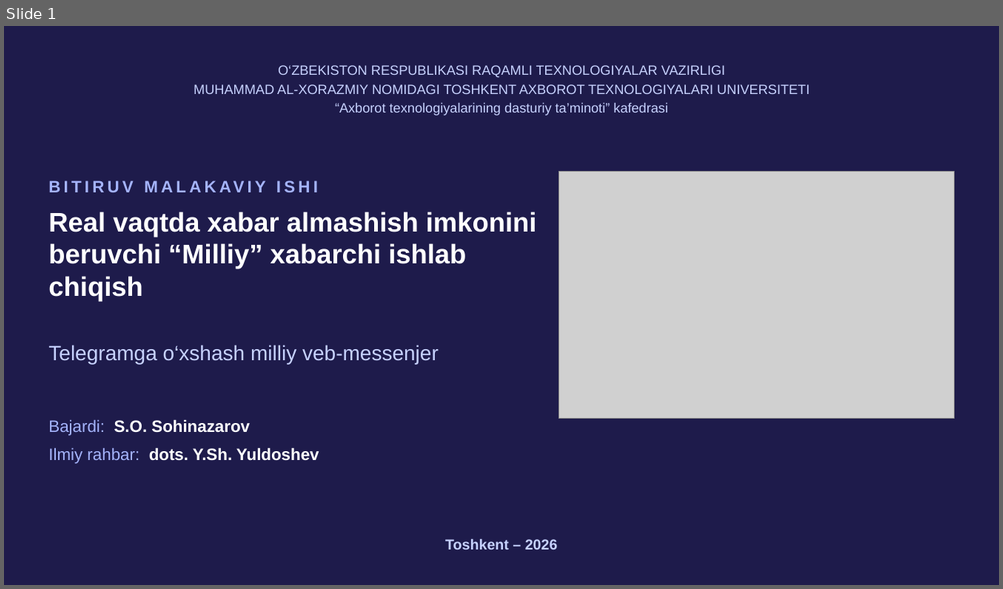
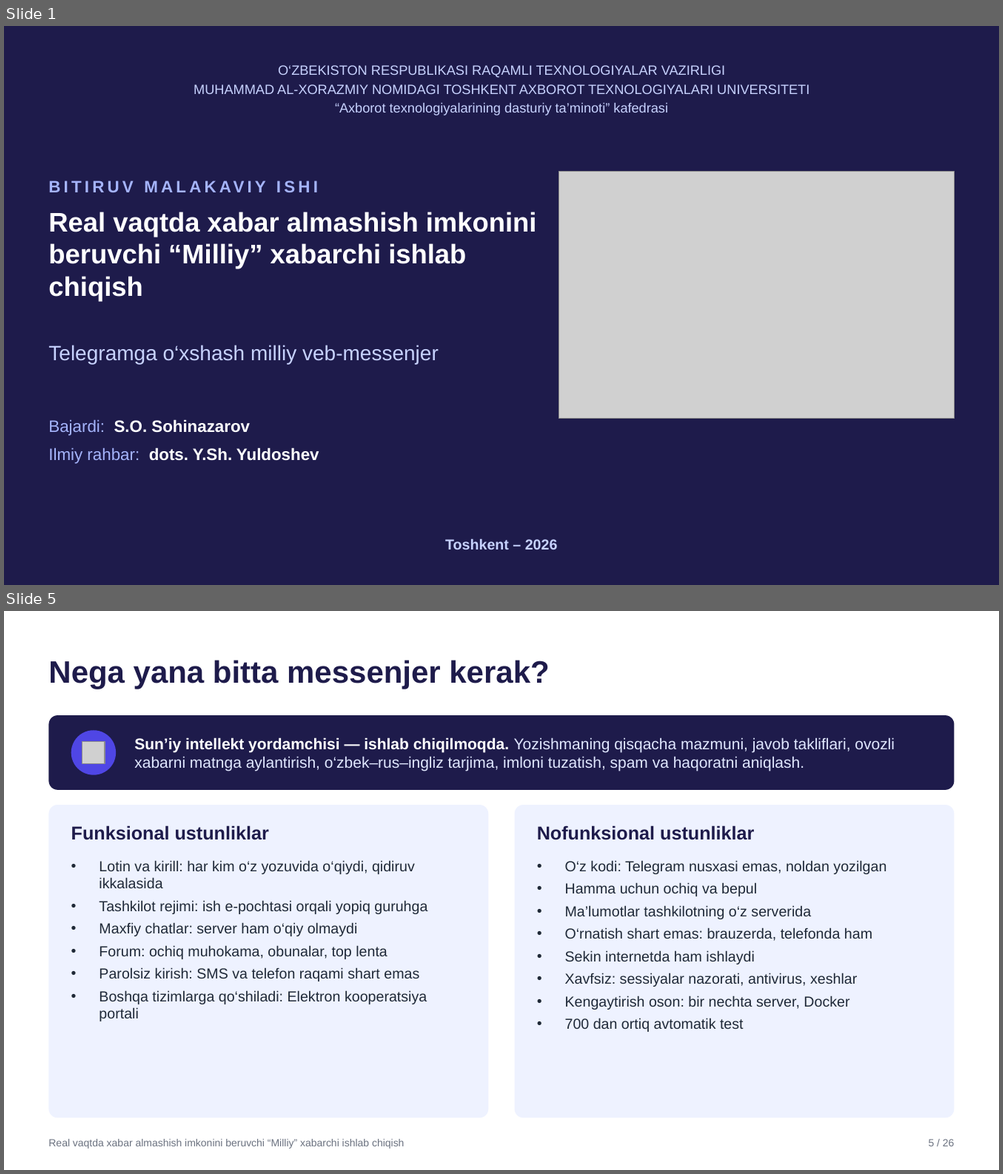
Before and after one commit to SardorSohinazarov/diplom-ish, a slide deck: diplom/Taqdimot_Sohinazarov_Sardor.pptx. Shown one above the other, each under a label of ours: slide 1 before the commit, slides 1 and 5 after it; the slides between them are not shown. The pictures are 1003x589 and 1003x1174 pixels, drawn with LibreOffice and Linux fonts; fonts in the diff are those of the drawing; grey boxes stand for pictures. Boxes give left, top, right and bottom in pixels: in the first picture for what was removed or moved away, otherwise in the second. Text is boxed around its words. In the diff, an @@ line names an element or a change of style, - is before the commit and + after.

```diff
--- a/diplom/Taqdimot_Sohinazarov_Sardor.pptx
+++ b/diplom/Taqdimot_Sohinazarov_Sardor.pptx
@@ slide 5 added at box(4, 611, 999, 1170), background #FFFFFF @@
@@ text added at box(48, 660, 549, 689), 30 pt, text #1E1B4B, bold @@
+Nega yana bitta messenjer kerak?
@@ rounded rectangle added at box(48, 715, 954, 790), fill #1E1B4B @@
@@ ellipse added at box(71, 730, 116, 775), fill #4F46E5 @@
@@ picture added at box(82, 741, 105, 764) @@
@@ text added at box(134, 738, 894, 771), 15 pt, text #E0E7FF @@
+Sun’iy intellekt yordamchisi — ishlab chiqilmoqda. Yozishmaning qisqacha mazmuni, javob takliflari, ovozli xabarni matnga aylantirish, o‘zbek–rus–ingliz tarjima, imloni tuzatish, spam va haqoratni aniqlash.
@@ rounded rectangle added at box(48, 805, 488, 1119), fill #EEF2FF @@
@@ rounded rectangle added at box(515, 805, 954, 1119), fill #EEF2FF @@
@@ text added at box(71, 826, 269, 840), 18 pt, text #1E1B4B, bold @@
+Funksional ustunliklar
@@ text added at box(537, 826, 754, 840), 18 pt, text #1E1B4B, bold @@
+Nofunksional ustunliklar
@@ text added at box(99, 860, 427, 1022), 14 pt, text #1F2937 @@
+• Lotin va kirill: har kim o‘z yozuvida o‘qiydi, qidiruv ikkalasida
+• Tashkilot rejimi: ish e-pochtasi orqali yopiq guruhga
+• Maxfiy chatlar: server ham o‘qiy olmaydi
+• Forum: ochiq muhokama, obunalar, top lenta
+• Parolsiz kirish: SMS va telefon raqami shart emas
+• Boshqa tizimlarga qo‘shiladi: Elektron kooperatsiya portali
@@ text added at box(565, 860, 886, 1032), 14 pt, text #1F2937 @@
+• O‘z kodi: Telegram nusxasi emas, noldan yozilgan
+• Hamma uchun ochiq va bepul
+• Ma’lumotlar tashkilotning o‘z serverida
+• O‘rnatish shart emas: brauzerda, telefonda ham
+• Sekin internetda ham ishlaydi
+• Xavfsiz: sessiyalar nazorati, antivirus, xeshlar
+• Kengaytirish oson: bir nechta server, Docker
+• 700 dan ortiq avtomatik test
@@ text added at box(48, 1139, 404, 1149), 10 pt, text #6B7280 @@
+Real vaqtda xabar almashish imkonini beruvchi “Milliy” xabarchi ishlab chiqish
@@ text added at box(928, 1139, 954, 1147), 10 pt, text #6B7280 @@
+5 / 26
```
Also in this commit, not shown: 23 slides changed, 20 other files.
